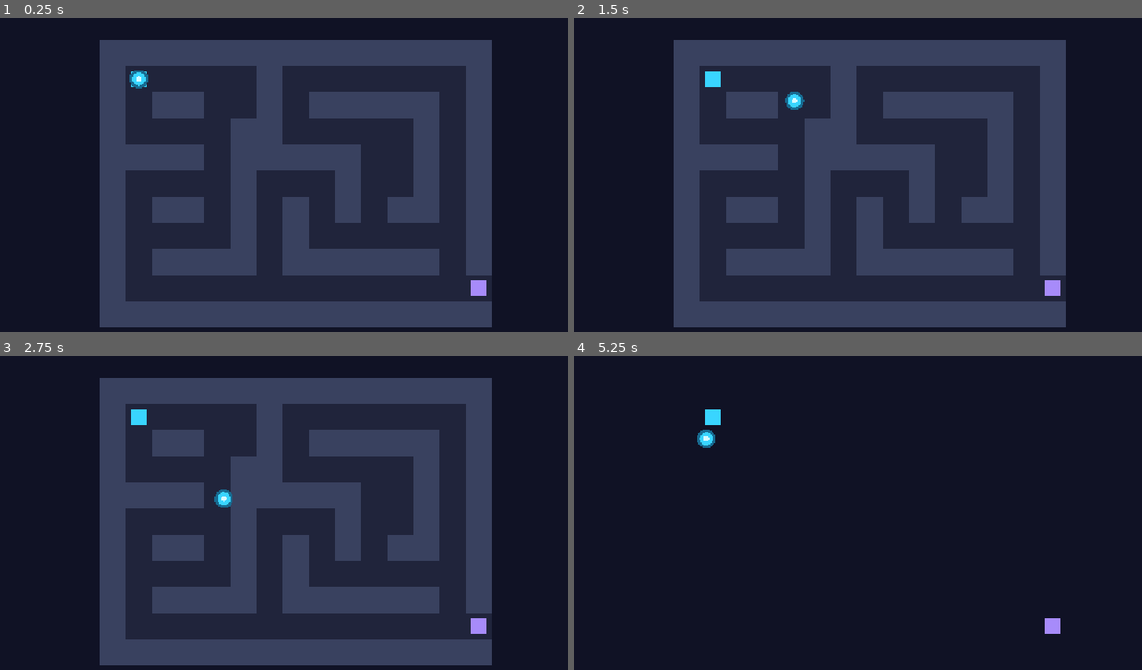
Above: before the commit, frames 1-4 (two rows, left to right).
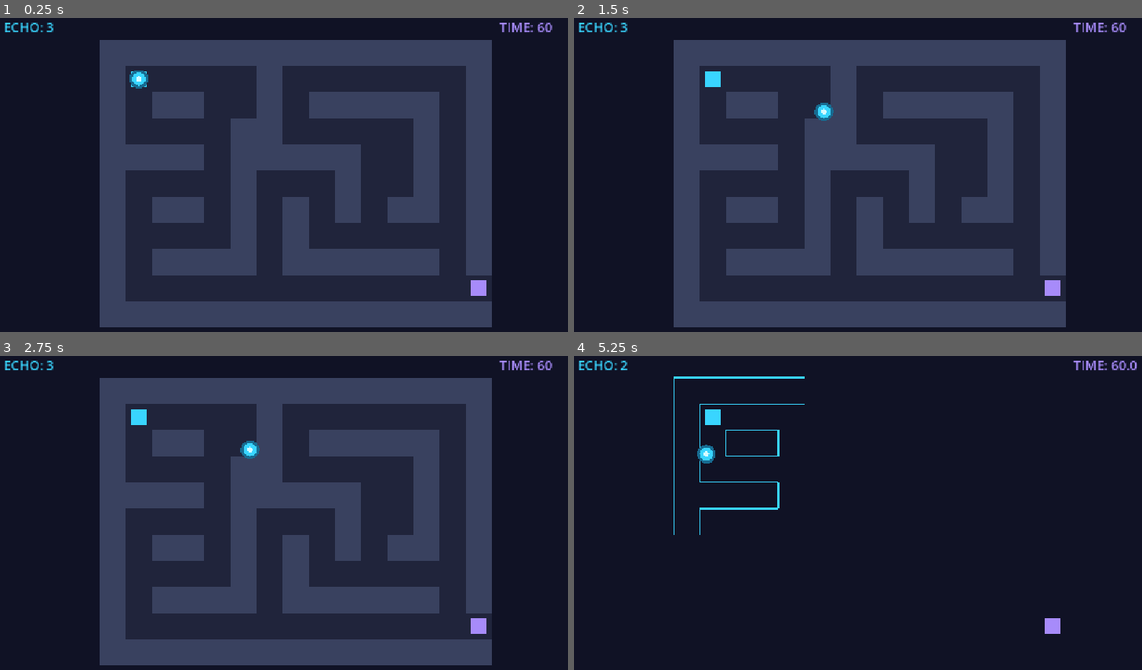
Above: after the commit, the same moments.

Repository: bansalrujul07/THE-FORGOTTEN-PATH
Game: Godot game, scene res://main.tscn
Two runs of this game, one before a commit and one after it. Both use one fixed random seed, a clock stepped at 60 frames per second and the inputs below.
Inputs:
- Up to frame 1 (0.25 s): no input
- Up to frame 2 (1.5 s): tap Enter at 0.5 s; hold Right (ui_right) 0.53-1.28 s; tap E (echo_pulse, bound only after the commit) at 0.6, 1.35 s; hold Down (ui_down) from 1.28 s (still down)
- Up to frame 3 (2.75 s): release Down (ui_down) at 2.03 s; hold Right (ui_right) from 2.03 s (still down); tap E (echo_pulse, bound only after the commit) at 2.1 s
- Up to frame 4 (5.25 s): tap Space at 2.75 s; release Right (ui_right) at 2.78 s; hold Up (ui_up) 2.78-3.53 s; tap E (echo_pulse, bound only after the commit) every 0.75 s from 2.85 to 5.1 s; hold Left (ui_left) 3.53-5.03 s; tap Enter at 5 s; hold Down (ui_down) from 5.03 s (still down)

The runs differ from the first frame. In frame 1, 0.3% of the frame differs, in the area x 0-98%, y 1-5%; in frame 2, 0.6%; in frame 3, 0.6%; in frame 4, 1.2%, in the area x 0-100%, y 1-57%.

Commit message:
feat: add timer, echo charges and level progression foundation

Diff:
--- a/project.godot
+++ b/project.godot
@@ -20,6 +20,14 @@
 window/stretch/mode="canvas_items"
 window/stretch/aspect="expand"
 
+[input]
+
+echo_pulse={
+"deadzone": 0.2,
+"events": [Object(InputEventKey,"resource_local_to_scene":false,"resource_name":"","device":-1,"window_id":0,"alt_pressed":false,"shift_pressed":false,"ctrl_pressed":false,"meta_pressed":false,"pressed":false,"keycode":0,"physical_keycode":69,"key_label":0,"unicode":101,"location":0,"echo":false,"script":null)
+]
+}
+
 [physics]
 
 3d/physics_engine="Jolt Physics"
--- /dev/null
+++ b/scripts/level_manager.gd
@@ -0,0 +1,42 @@
+extends Node
+
+# Tracks the current level
+var current_level = 0
+
+# Settings for every level
+var levels = [
+	{
+		"name": "The Awakening",
+		"time_limit": 60,
+		"echo_charges": 3
+	},
+	{
+		"name": "The Lost Passage",
+		"time_limit": 50,
+		"echo_charges": 2
+	},
+	{
+		"name": "The Forgotten Depths",
+		"time_limit": 40,
+		"echo_charges": 1
+	}
+]
+
+
+# Get the settings of the current level
+func get_current_level_data():
+	return levels[current_level]
+
+
+# Move to the next level
+func advance_level():
+	if current_level < levels.size() - 1:
+		current_level += 1
+		return true
+
+	return false
+
+
+# Check whether another level exists
+func has_next_level():
+	return current_level < levels.size() - 1
--- a/scripts/maze.gd
+++ b/scripts/maze.gd
@@ -1,8 +1,19 @@
 extends Node2D
 
 const CELL_SIZE = 48
-
 var wall_alpha = 1.0
+var echo_active = false
+var echo_position = Vector2.ZERO
+var echo_time_left = 0.0
+var echo_charges = 3
+var echo_label: Label
+var time_left = 60.0
+var timer_label: Label
+var game_over = false
+var game_won = false
+
+const ECHO_RADIUS = 180.0
+const ECHO_DURATION = 1.5
 
 const MAZE_MAP = [
 	"###############",
@@ -27,14 +38,73 @@
 func _ready():
 	create_wall_collisions()
 	create_exit()
-
+	create_echo_ui()
+	create_timer_ui()
 	# Keep the maze visible for 3 seconds
 	await get_tree().create_timer(3.0).timeout
-
 	# Fade the walls over 2 seconds
 	var tween = create_tween()
 	tween.tween_property(self, "wall_alpha", 0.0, 2.0)
-
+	await tween.finished
+
+func activate_echo(player_position: Vector2):
+	if echo_charges <= 0:
+		return
+	if wall_alpha > 0.0:
+		return
+	if echo_active:
+		return
+	echo_charges -= 1
+	echo_active = true
+	echo_position = player_position
+	echo_time_left = ECHO_DURATION
+
+	echo_label.text = "ECHO: " + str(echo_charges)
+	queue_redraw()
+
+func create_echo_ui():
+	echo_label = Label.new()
+	echo_label.text = "ECHO: 3"
+	echo_label.position = Vector2(40, 20)
+
+	echo_label.add_theme_font_size_override("font_size", 24)
+	echo_label.add_theme_color_override(
+		"font_color",
+		Color("#39D5FF")
+	)
+
+	add_child(echo_label)
+
+func create_timer_ui():
+	timer_label = Label.new()
+	timer_label.text = "TIME: 60"
+	timer_label.position = Vector2(950, 20)
+
+	timer_label.add_theme_font_size_override("font_size", 24)
+	timer_label.add_theme_color_override(
+		"font_color",
+		Color("#A78BFA")
+	)
+
+	add_child(timer_label)
+
+func show_game_over():
+	var game_over_label = Label.new()
+	game_over_label.text = "TIME'S UP!\nGAME OVER"
+
+	game_over_label.position = Vector2(390, 250)
+	game_over_label.add_theme_font_size_override("font_size", 48)
+	game_over_label.add_theme_color_override(
+		"font_color",
+		Color("#FF5C7A")
+	)
+
+	add_child(game_over_label)
+
+	# Stop player movement
+	var player = get_parent().get_node("Player")
+	player.velocity = Vector2.ZERO
+	player.set_physics_process(false)
 
 func create_wall_collisions():
 	var rows = MAZE_MAP.size()
@@ -94,9 +164,12 @@
 
 func _on_exit_body_entered(body):
 	if body is CharacterBody2D:
+		if game_over or game_won:
+			return
+		game_won = true
+
 		body.velocity = Vector2.ZERO
 		body.set_physics_process(false)
-
 		var win_label = Label.new()
 		win_label.text = "YOU WIN!"
 		win_label.position = Vector2(450, 280)
@@ -107,7 +180,6 @@
 
 		print("Congratulations! You completed the maze!")
 
-
 func _draw():
 	var rows = MAZE_MAP.size()
 	var cols = MAZE_MAP[0].length()
@@ -133,9 +205,57 @@
 			)
 
 			if cell == "#":
-				var faded_wall_color = WALL_COLOR
-				faded_wall_color.a = wall_alpha
-				draw_rect(rect, faded_wall_color)
+				var wall_center = position + Vector2(
+					CELL_SIZE / 2,
+					CELL_SIZE / 2
+				)
+
+				var distance = wall_center.distance_to(echo_position)
+
+				if echo_active and distance <= ECHO_RADIUS:
+					var glow_color = Color("#39D5FF")
+
+					# Top boundary
+					if y == 0 or MAZE_MAP[y - 1][x] != "#":
+						draw_line(
+							position,
+							position + Vector2(CELL_SIZE, 0),
+							glow_color,
+							2.5
+						)
+
+					# Bottom boundary
+					if y == rows - 1 or MAZE_MAP[y + 1][x] != "#":
+						draw_line(
+							position + Vector2(0, CELL_SIZE),
+							position + Vector2(CELL_SIZE, CELL_SIZE),
+							glow_color,
+							2.5
+						)
+
+					# Left boundary
+					if x == 0 or MAZE_MAP[y][x - 1] != "#":
+						draw_line(
+							position,
+							position + Vector2(0, CELL_SIZE),
+							glow_color,
+							2.5
+						)
+
+					# Right boundary
+					if x == cols - 1 or MAZE_MAP[y][x + 1] != "#":
+						draw_line(
+							position + Vector2(CELL_SIZE, 0),
+							position + Vector2(CELL_SIZE, CELL_SIZE),
+							glow_color,
+							2.5
+						)
+
+				elif wall_alpha > 0.0:
+					var faded_wall_color = WALL_COLOR
+					faded_wall_color.a = wall_alpha
+					draw_rect(rect, faded_wall_color)
+
 			elif wall_alpha >= 1.0:
 				draw_rect(rect, FLOOR_COLOR)
 
@@ -144,7 +264,27 @@
 			elif cell == "E":
 				draw_rect(rect.grow(-10), EXIT_COLOR)
 
-
-func _process(_delta):
+func _process(delta):
+	if game_over or game_won:
+		return
+
+	# Start countdown only after the maze disappears
+	if wall_alpha <= 0.0:
+		time_left -= delta
+		timer_label.text = "TIME: " + str(ceil(time_left))
+
+		if time_left <= 0:
+			time_left = 0
+			game_over = true
+			show_game_over()
+
 	if wall_alpha < 1.0:
 		queue_redraw()
+
+	if echo_active:
+		echo_time_left -= delta
+
+		if echo_time_left <= 0:
+			echo_active = false
+
+		queue_redraw()
--- a/scripts/player.gd
+++ b/scripts/player.gd
@@ -15,6 +15,12 @@
 		"ui_up",
 		"ui_down"
 	)
+	velocity = direction * SPEED
+	move_and_slide()
+
+	# Activate Echo Pulse using E
+	if Input.is_action_just_pressed("echo_pulse"):
+		get_parent().get_node("Maze").activate_echo(global_position)
 
 	velocity = direction * SPEED
 	move_and_slide()
Not shown, added: scripts/level_manager.gd.uid
